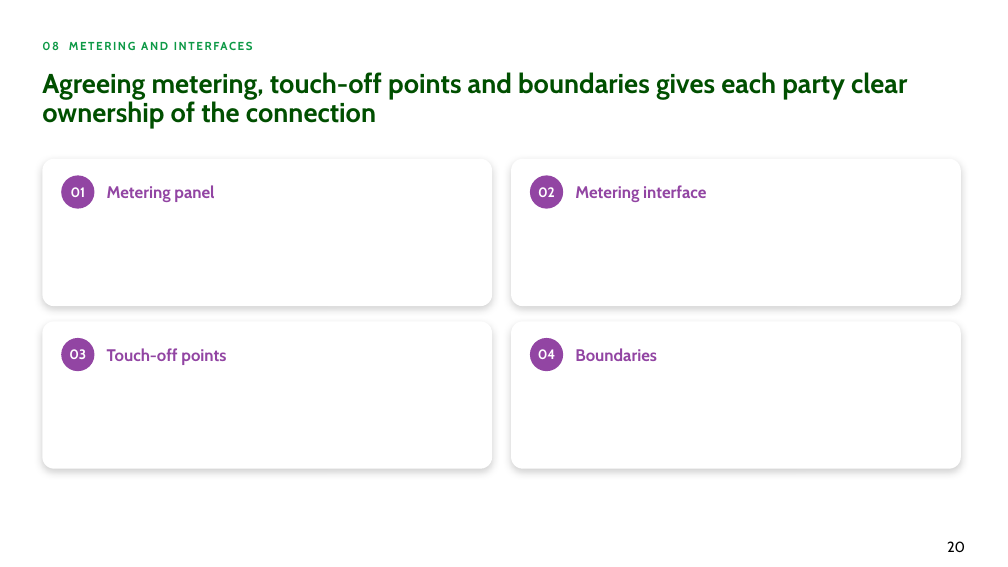
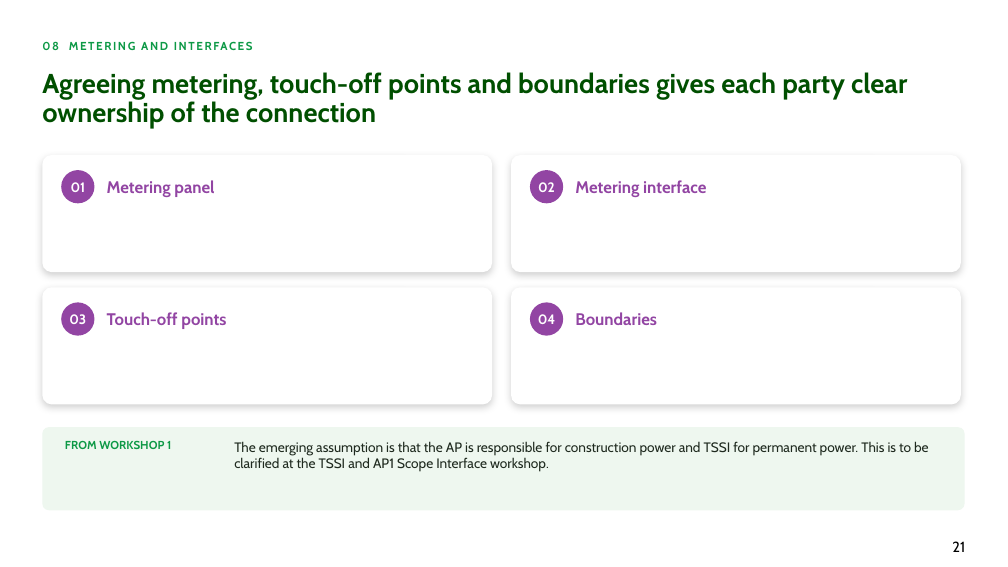
Before and after one commit to alyciawolf02/claude, a slide deck: slide 21 of deliverables/GoFar_Power_and_Grid_Connection_2_Workshop_Structure.pptx (slide 20 before the commit). Drawn at 1008x567 pixels with LibreOffice and Linux fonts; fonts in the diff are those of the drawing; background and template pictures are left out. Boxes give left, top, right and bottom in pixels: in the first picture for what was removed or moved away, otherwise in the second. Text is boxed around its words. In the diff, an @@ line names an element or a change of style, - is before the commit and + after.

```diff
--- a/deliverables/GoFar_Power_and_Grid_Connection_2_Workshop_Structure.pptx
+++ b/deliverables/GoFar_Power_and_Grid_Connection_2_Workshop_Structure.pptx
@@ rounded rectangle: place and size @@
-rounded rectangle at [42, 159, 492, 306]
+rounded rectangle at [42, 155, 492, 272]
@@ rounded rectangle: place and size @@
-rounded rectangle at [511, 159, 961, 306]
+rounded rectangle at [511, 155, 961, 272]
@@ 2 ellipses, 2 texts: place and size @@
-2 ellipses, 2 texts at [61, 175, 706, 209]
+2 ellipses, 2 texts at [61, 170, 706, 203]
@@ rounded rectangle: place and size @@
-rounded rectangle at [42, 321, 492, 469]
+rounded rectangle at [42, 287, 492, 405]
@@ rounded rectangle: place and size @@
-rounded rectangle at [511, 321, 961, 469]
+rounded rectangle at [511, 287, 961, 405]
@@ 2 ellipses, 2 texts: place and size @@
-2 ellipses, 2 texts at [61, 338, 657, 371]
+2 ellipses, 2 texts at [61, 302, 657, 336]
@@ rounded rectangle added at [42, 427, 965, 510], fill #EEF7EF @@
@@ text added at [65, 441, 171, 449], 11 pt, text #0D9946, bold @@
+FROM WORKSHOP 1
@@ text added at [234, 441, 929, 472], 13 pt, text #1F2A1F @@
+The emerging assumption is that the AP is responsible for construction power and TSSI for permanent power. This is to be clarified at the TSSI and AP1 Scope Interface workshop.
@@ page number at [952, 541, 965, 552]: text changed @@
-20
+21
```
Also in this commit, not shown: 9 other slides changed, 1 slide added.
